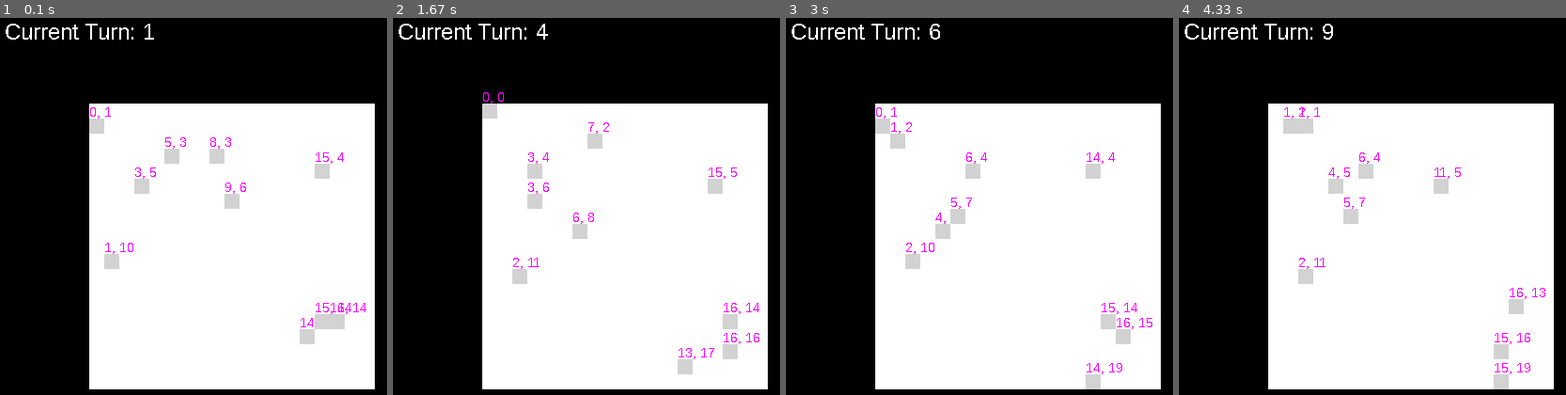
Above: before the commit, frames 1-4 (left to right).
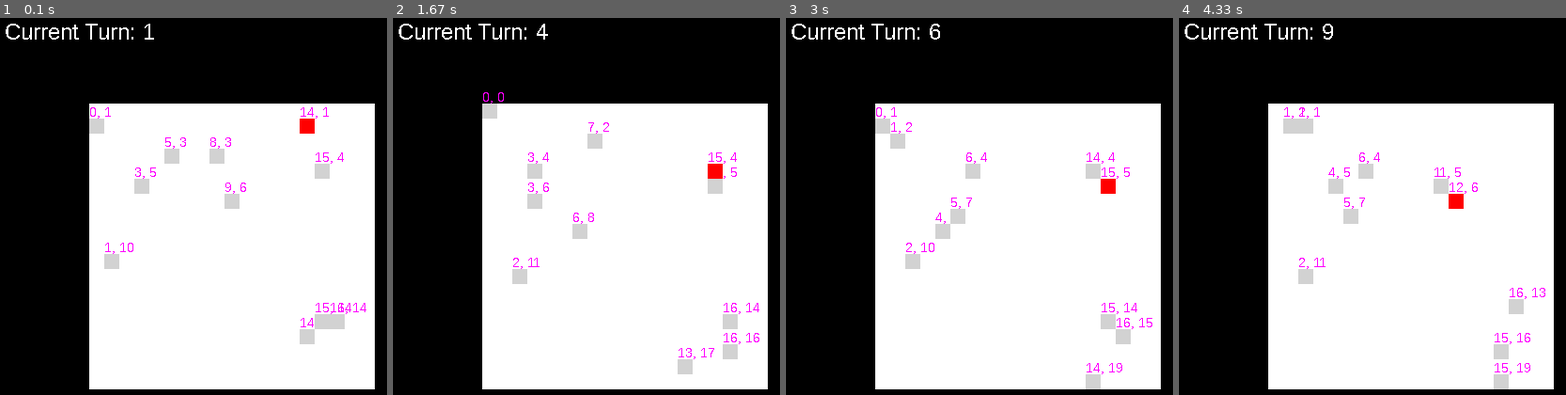
Above: after the commit, the same moments.

Repository: wallermatt/exercises
Game: pygame game, started from zombies.py
Two runs of this game, one before a commit and one after it. Both use one fixed random seed, a clock stepped at 60 frames per second and the inputs below.
Inputs:
- Up to frame 1 (0.1 s): no input
- Up to frame 2 (1.67 s): no input
- Up to frame 3 (3 s): no input
- Up to frame 4 (4.33 s): no input

The runs differ from the first frame. In frame 1, 0.2% of the frame differs, in the area x 77-85%, y 23-31%; in frame 2, 0.2%; in frame 3, 0.2%, in the area x 81-89%, y 39-47%; in frame 4, 0.2%.

Commit message:
zombie chase

Diff:
--- a/zombies.py
+++ b/zombies.py
@@ -9,6 +9,9 @@
 import typing
 
 
+HUMAN = "human"
+ZOMBIE = "zombie"
+
 CHAR_SIZE = 16
 ARENA_WIDTH = 19
 ARENA_HEIGHT = 19
@@ -21,6 +24,11 @@
 BLACK = (0, 0, 0)
 
 
+def calc_distance(coords_from, coords_to):
+    xf, yf = coords_from
+    xt, yt = coords_to
+    return ((xf - xt)**2 + (yf - yt)**2)**0.5
+
 class Arena:
 
     def __init__(self, width, height):
@@ -29,6 +37,7 @@
         self.characters = []
 
 class RandomPerson:
+    TYPE = HUMAN
     COLOUR = GREY
 
     def __init__(self, column, row):
@@ -43,6 +52,8 @@
             self.column = 0
         elif self.column > ARENA_WIDTH:
             self.column = ARENA_WIDTH
+        else:
+            self.sprite.moveHorizontal(CHAR_SIZE * delta_column)
 
         delta_row = random.randrange(-1,2)
         self.row += delta_row
@@ -50,9 +61,43 @@
             self.row = 0
         elif self.row > ARENA_HEIGHT:
             self.row = ARENA_HEIGHT
-
-        self.sprite.moveHorizontal(CHAR_SIZE * delta_column)
-        self.sprite.moveVertical(CHAR_SIZE * delta_row)
+        else:
+            self.sprite.moveVertical(CHAR_SIZE * delta_row)
+
+
+class Zombie:
+    TYPE = ZOMBIE
+    COLOUR = RED
+
+    def __init__(self, column, row):
+        self.column = column
+        self.row = row
+        self.sprite = MySprite(self.COLOUR, 100 + column * CHAR_SIZE, 100 + row * CHAR_SIZE)
+
+    def strategy(self, arena):
+        closest_human = None
+        closest_human_distance = float("inf")
+        #import ipdb; ipdb.set_trace()
+        for h in [e for e in arena.characters if e.TYPE == HUMAN]:
+            distance = calc_distance((self.column, self.row), (h.column, h.row))
+            if not closest_human or distance <  closest_human_distance:
+                closest_human = h
+                closest_human_distance = distance
+        if closest_human:
+            if self.column < closest_human.column and self.column < arena.width:
+                self.column += 1
+                self.sprite.moveHorizontal(CHAR_SIZE)
+            elif self.column > closest_human.column and self.column > 0:
+                self.column -= 1
+                self.sprite.moveHorizontal(-CHAR_SIZE)
+
+            if self.row < closest_human.row and self.row < arena.height:
+                self.row += 1
+                self.sprite.moveVertical(CHAR_SIZE)
+            elif self.row > closest_human.column and self.row < 0:
+                self.column -= 1
+                self.sprite.moveVertical(-CHAR_SIZE)
+
 
 
 class MySprite(pygame.sprite.Sprite):
@@ -116,10 +161,16 @@
 
 arena = Arena(ARENA_WIDTH, ARENA_HEIGHT)
 
+for _ in range(1):
+    z = Zombie(random.randrange(0, ARENA_WIDTH), random.randrange(0, ARENA_HEIGHT))
+    arena.characters.append(z)
+    all_sprites_list.add(z.sprite)
+
 for _ in range(10):
     rp = RandomPerson(random.randrange(0, ARENA_WIDTH), random.randrange(0, ARENA_HEIGHT))
     arena.characters.append(rp)
     all_sprites_list.add(rp.sprite)
+
 
 turn = 0
 font = pygame.font.SysFont('Arial', 24)
@@ -144,7 +195,7 @@
     pygame.draw.rect(screen, WHITE, [100,100, ARENA_WIDTH * CHAR_SIZE, ARENA_HEIGHT * CHAR_SIZE])
 
     for c in arena.characters:
-        c.strategy()
+        c.strategy(arena)
         character_coords_display = small_font.render("{}, {}".format(str(c.column), str(c.row)), False, PURPLE)
         screen.blit(character_coords_display,(c.sprite.rect.x, c.sprite.rect.y - 15))
 
